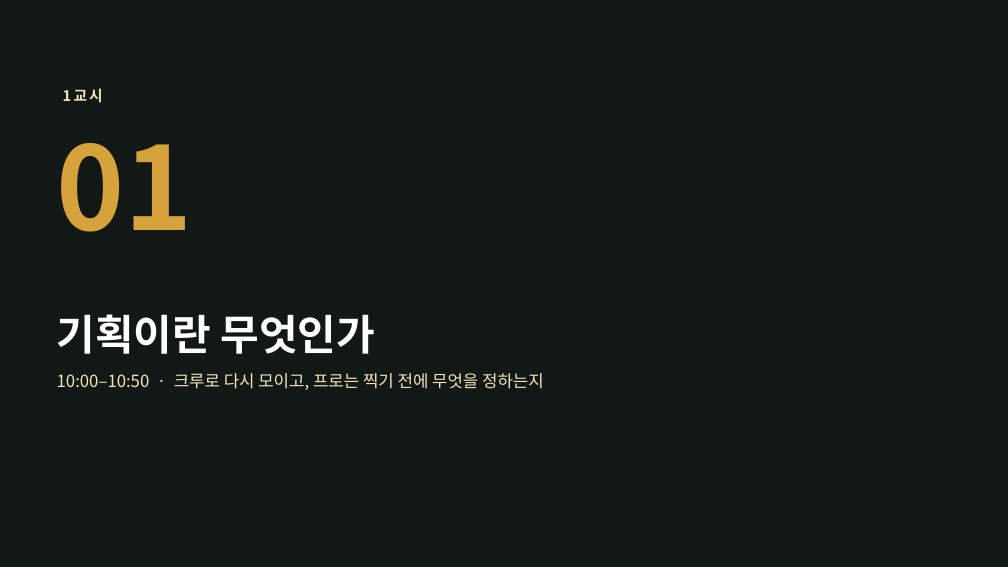
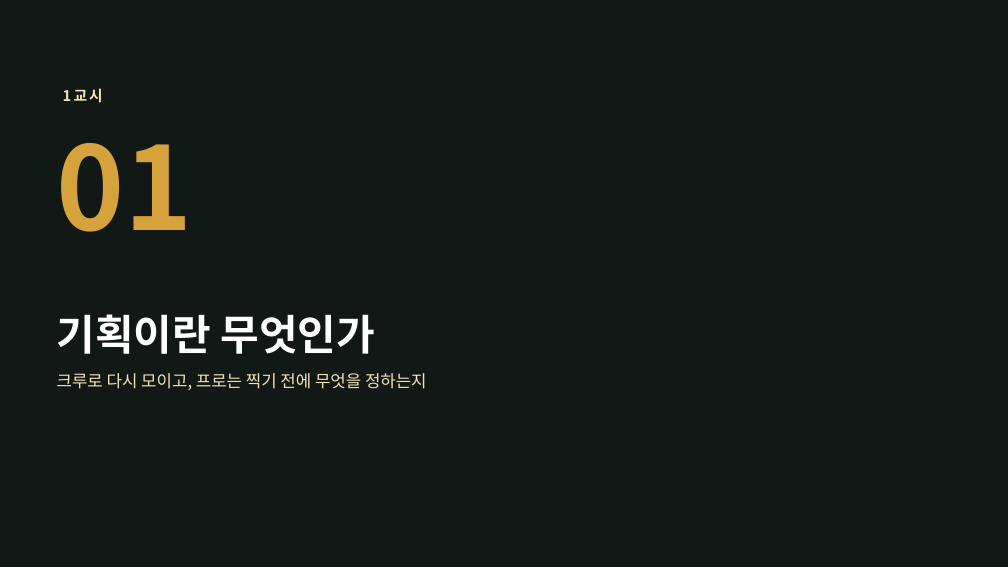
Before and after one commit to yujida/MARUBIT, a slide deck: slide 4 of lectures/02/2회차_기획하는머리_슬라이드.pptx. Drawn at 1008x567 pixels with LibreOffice and Linux fonts; fonts in the diff are those of the drawing; background and template pictures are left out. Boxes give left, top, right and bottom in pixels: in the first picture for what was removed or moved away, otherwise in the second. Text is boxed around its words. In the diff, an @@ line names an element or a change of style, - is before the commit and + after.

```diff
--- a/lectures/02/2회차_기획하는머리_슬라이드.pptx
+++ b/lectures/02/2회차_기획하는머리_슬라이드.pptx
@@ text at (x1=57, y1=373, x2=427, y2=390): text changed @@
-10:00–10:50 · 크루로 다시 모이고, 프로는 찍기 전에 무엇을 정하는지
+크루로 다시 모이고, 프로는 찍기 전에 무엇을 정하는지
```
Also in this commit, not shown: 21 other slides changed, 2 slides added, 16 other files.
